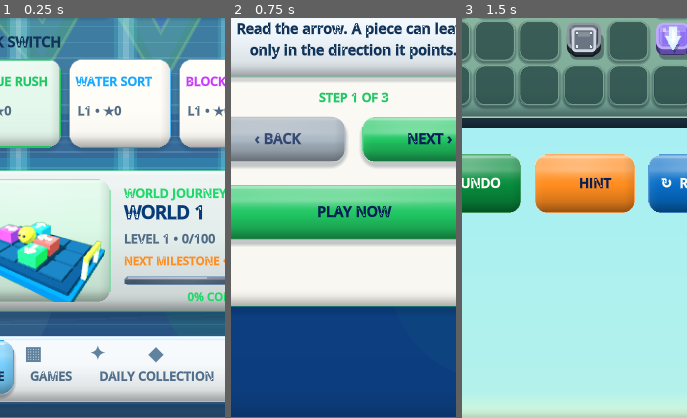
Above: before the commit, frames 1-3 (left to right).
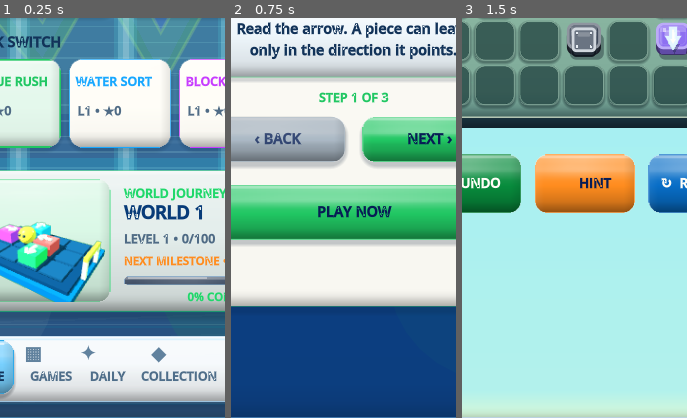
Above: after the commit, the same moments.

Repository: eghosa001/unjam
Game: Godot game, scene res://scenes/Main.tscn
The game is run twice, just before and just after one commit, with the same random seed, the same clock (stepped at 60 frames per second) and the same inputs.
Inputs:
- Up to frame 1 (0.25 s): no input
- Up to frame 2 (0.75 s): click "CONTINUE • LEVEL 1" at 0.5 s
- Up to frame 3 (1.5 s): click "PLAY NOW" at 1.25 s
The pictures show only the part of the screen within x 22-72%, y 50-100%; the shares and areas given below are measured in that part.

The runs differ from the first frame. In frame 1, 1.3% of the frame differs, in the area x 36-97%, y 81-91%; in frame 2, nothing differs; in frame 3, nothing differs.

Commit message:
Balance Home Daily and Collection spacing

Diff:
--- a/scripts/ui/premium_home_direct_levels.gd
+++ b/scripts/ui/premium_home_direct_levels.gd
@@ -343,8 +343,8 @@
 	var items := [
 		["HOME", "⌂", 22.0, Callable(), "HomeNavButton", true, Color("#33b9ff")],
 		["GAMES", "▦", 91.0, Callable(self, "_open_game_selector"), "HomeGamesNavButton", false, Color("#7b6cff")],
-		["DAILY", "✦", 160.0, Callable(self, "_open_daily_games"), "HomeDailyNavButton", false, GOLD],
-		["COLLECT", "◆", 222.0, func(): get_parent().call("build_collection"), "HomeCollectionNavButton", false, Color("#24c96b")],
+		["DAILY", "✦", 150.0, Callable(self, "_open_daily_games"), "HomeDailyNavButton", false, GOLD],
+		["COLLECT", "◆", 225.0, func(): get_parent().call("build_collection"), "HomeCollectionNavButton", false, Color("#24c96b")],
 		["SETTINGS", "⚙", 310.0, func(): get_parent().call("build_settings"), "HomeSettingsNavButton", false, CYAN],
 	]
 	for item in items:
